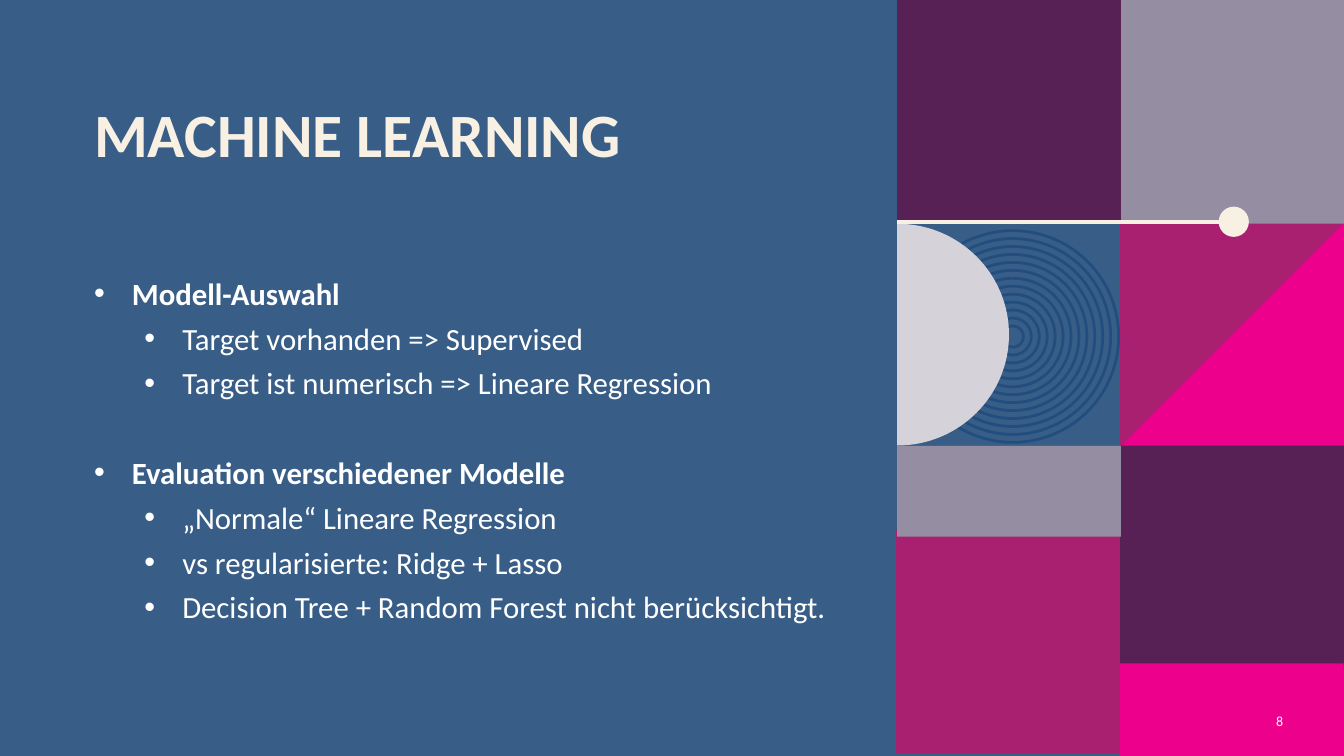
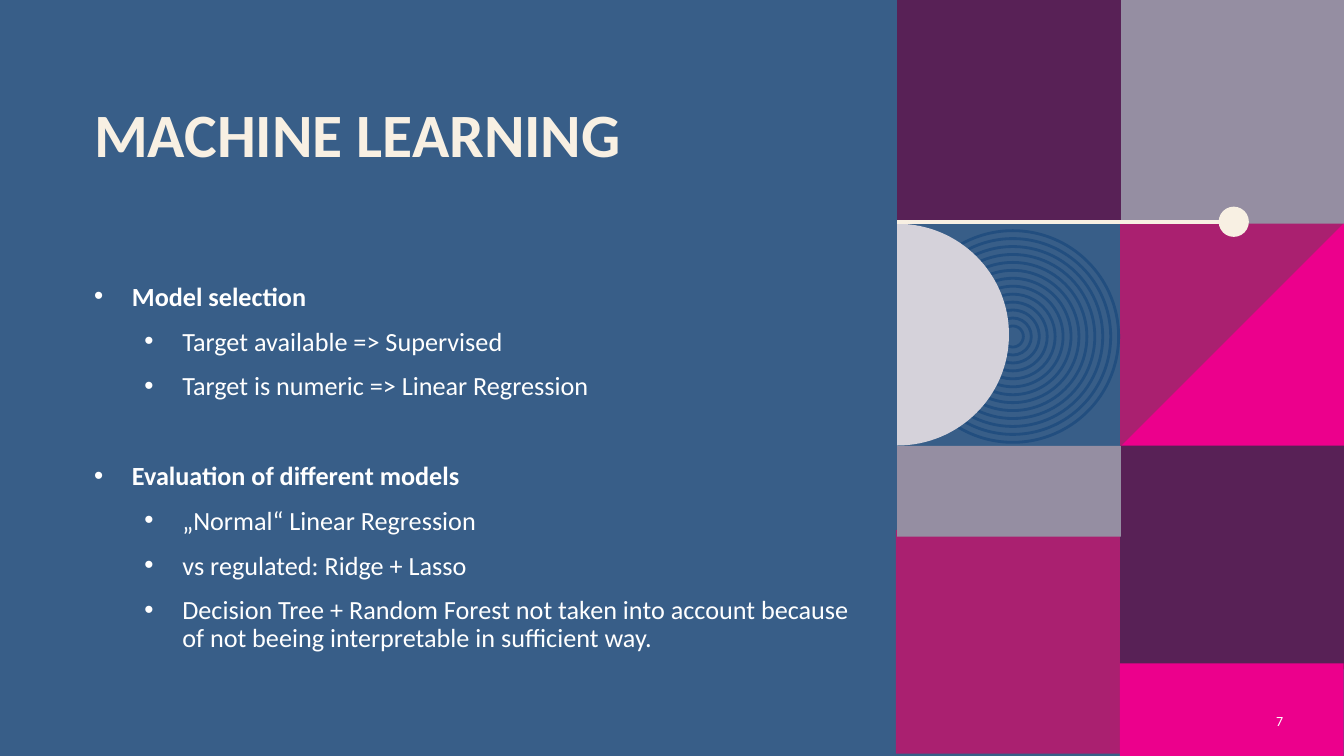
Before and after one commit to oliverschulz1983/Machine-learning-in-online-marketing-analysis-and-identification-of-optimisation-opportunities, a slide deck: slide 7 of Machine_Learning_in_Online_Marketing.pptx (slide 8 before the commit). Drawn at 1344x756 pixels with LibreOffice and Linux fonts; fonts in the diff are those of the drawing; background and template pictures are left out. Boxes give left, top, right and bottom in pixels: in the first picture for what was removed or moved away, otherwise in the second. Text is boxed around its words. In the diff, an @@ line names an element or a change of style, - is before the commit and + after.

```diff
--- a/Machine_Learning_in_Online_Marketing.pptx
+++ b/Machine_Learning_in_Online_Marketing.pptx
@@ text at <box>132,287,848,652</box>: text changed; size 22 to 18.7 pt @@
-• Modell-Auswahl
-  • Target vorhanden => Supervised
-  • Target ist numerisch => Lineare Regression
-• Evaluation verschiedener Modelle
-  • „Normale“ Lineare Regression
-  • vs regularisierte: Ridge + Lasso
-  • Decision Tree + Random Forest nicht berücksichtigt.
+• Model selection
+  • Target available => Supervised
+  • Target is numeric => Linear Regression
+• Evaluation of different models
+  • „Normal“ Linear Regression
+  • vs regulated: Ridge + Lasso
+  • Decision Tree + Random Forest not taken into account because of not beeing interpretable in sufficient way.
@@ page number at <box>1276,717,1283,726</box>: text changed @@
-8
+7
```
Also in this commit, not shown: 14 other slides changed, 2 slides added, 3 slides removed.
